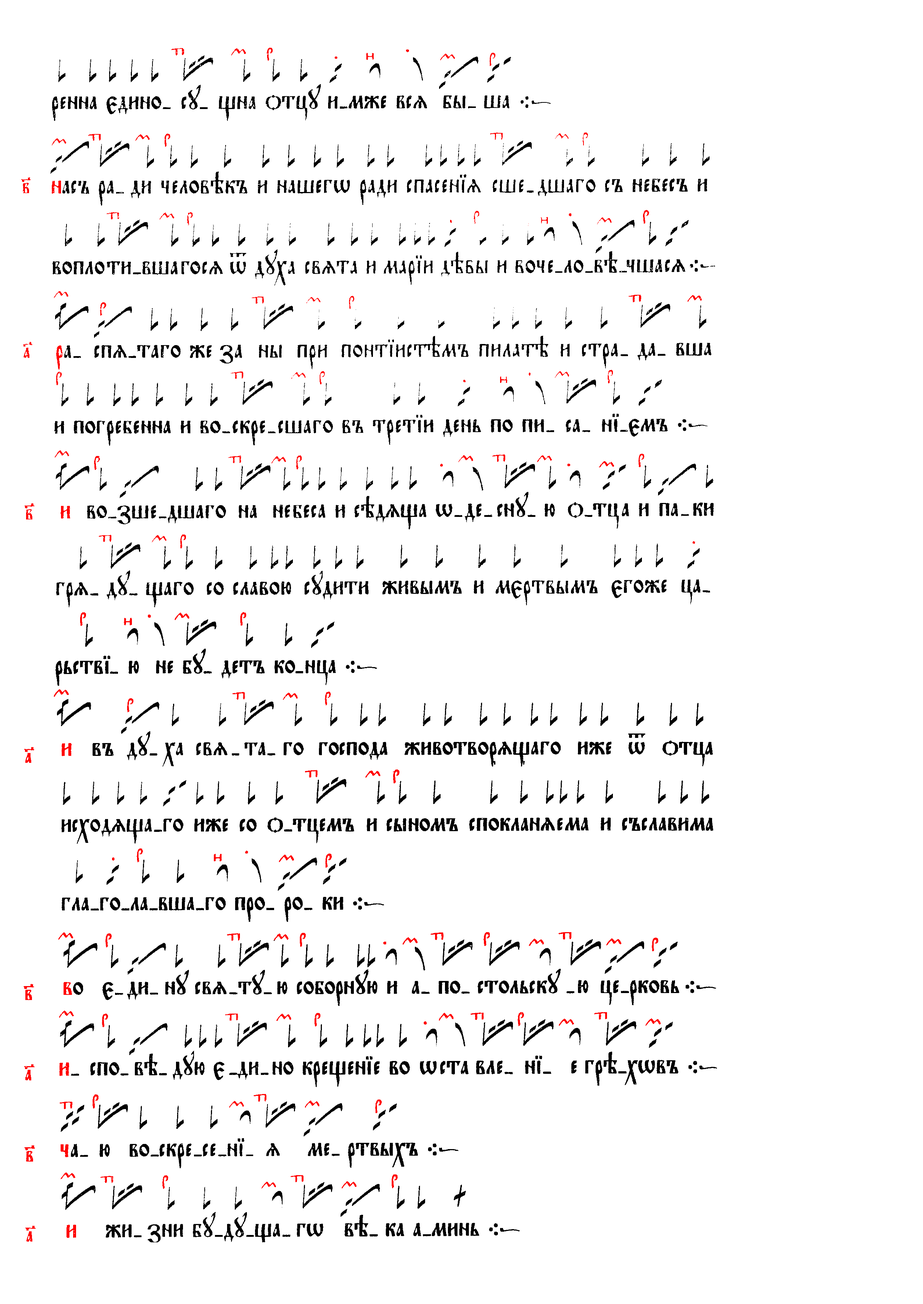
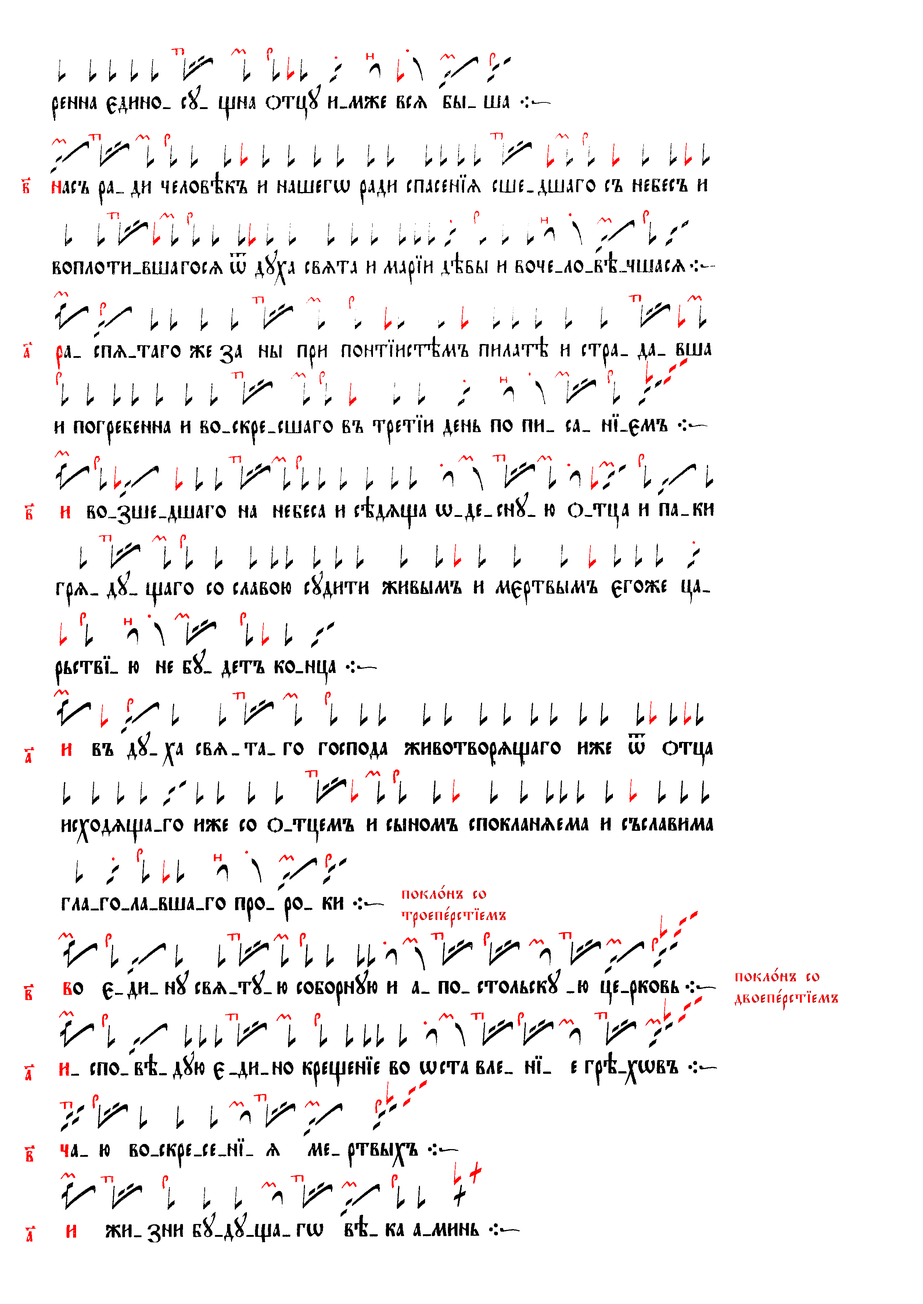
Revision of a layered 923x1304 image; what changed, layer by layer:
added layer "покл0нъ со ..." above "покл0нъ со ... #1" over [734, 968, 838, 1011]
added layer "покл0нъ со ... #1" above "Червила" over [401, 885, 506, 929]
painted on "Червила" over [59, 56, 702, 1186]
painted on "Чернила" over [59, 56, 702, 1186]
